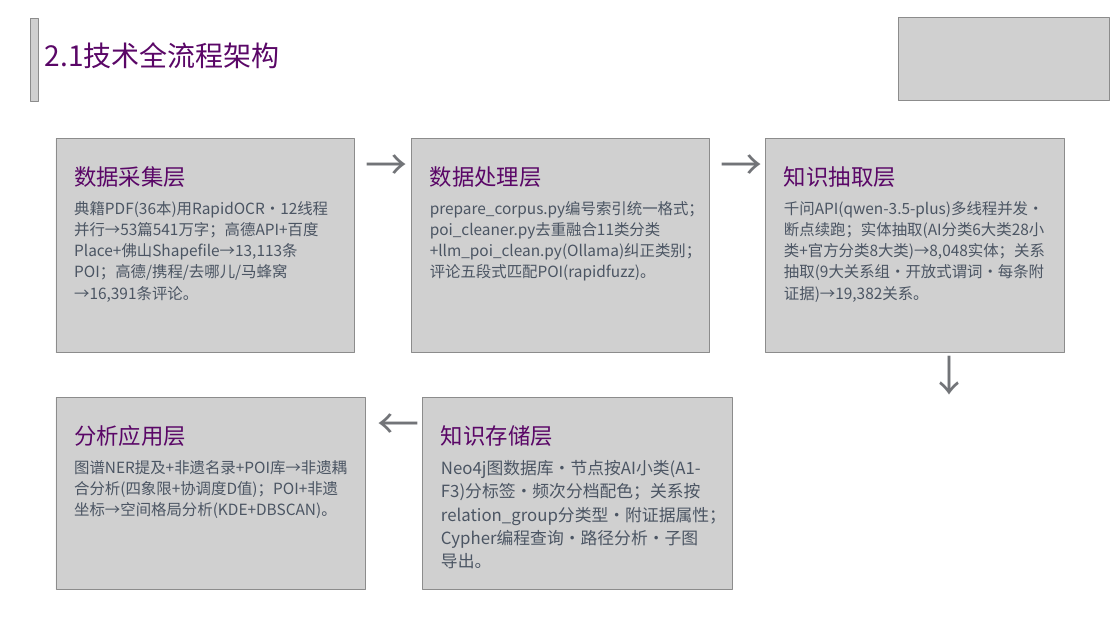
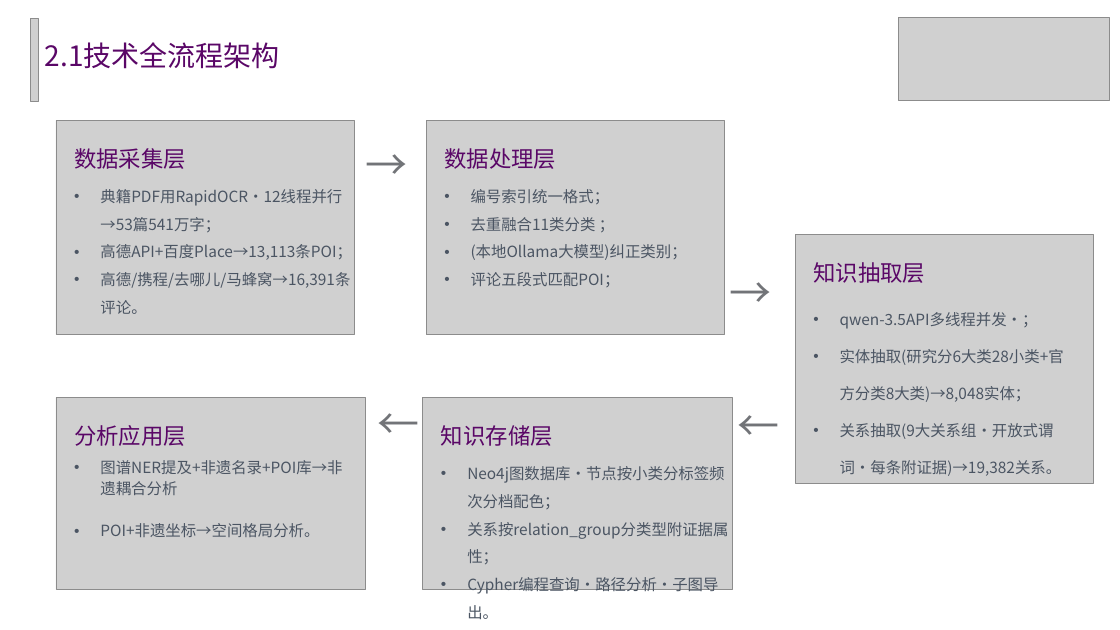
Before and after one commit to Archdogms/knowledge_graph, a slide deck: slide 5 of docs/ppt/孟帅_毕设中期final.pptx. Drawn at 1120x630 pixels with LibreOffice and Linux fonts; fonts in the diff are those of the drawing; grey boxes stand for pictures. Boxes give left, top, right and bottom in pixels: in the first picture for what was removed or moved away, otherwise in the second. Text is boxed around its words. In the diff, an @@ line names an element or a change of style, - is before the commit and + after.

Commit message:
ppt v3

```diff
--- a/docs/ppt/孟帅_毕设中期final.pptx
+++ b/docs/ppt/孟帅_毕设中期final.pptx
@@ picture: place and size @@
-picture at (56, 139, 355, 353)
+picture at (56, 120, 355, 334)
@@ text "数据采集层": place and size @@
-text "数据采集层" at (74, 166, 186, 187)
+text "数据采集层" at (74, 148, 186, 169)
@@ picture: place and size @@
-picture at (412, 139, 710, 353)
+picture at (426, 120, 724, 334)
@@ text "数据处理层": place and size @@
-text "数据处理层" at (430, 166, 542, 187)
+text "数据处理层" at (444, 148, 556, 169)
@@ text at (100, 189, 352, 314): text changed @@
-典籍PDF(36本)用RapidOCR·12线程并行→53篇541万字；高德API+百度Place+佛山Shapefile→13,113条POI；高德/携程/去哪儿/马蜂窝→16,391条评论。
+• 典籍PDF用RapidOCR·12线程并行→53篇541万字；
+• 高德API+百度Place→13,113条POI；
+• 高德/携程/去哪儿/马蜂窝→16,391条评论。
@@ text at (471, 189, 687, 287): text changed @@
-prepare_corpus.py编号索引统一格式；poi_cleaner.py去重融合11类分类+llm_poi_clean.py(Ollama)纠正类别；评论五段式匹配POI(rapidfuzz)。
+• 编号索引统一格式；
+• 去重融合11类分类 ；
+• (本地Ollama大模型)纠正类别；
+• 评论五段式匹配POI；
@@ picture: place and size @@
-picture at (766, 139, 1065, 353)
+picture at (796, 234, 1094, 483)
@@ text "→" rewrapped from (720, 139, 763, 189) to (707, 266, 796, 317) @@
@@ text "知识抽取层": place and size @@
-text "知识抽取层" at (784, 166, 896, 187)
+text "知识抽取层" at (813, 262, 925, 283)
@@ text at (840, 312, 1064, 476): text changed @@
-千问API(qwen-3.5-plus)多线程并发·断点续跑；实体抽取(AI分类6大类28小类+官方分类8大类)→8,048实体；关系抽取(9大关系组·开放式谓词·每条附证据)→19,382关系。
+• qwen-3.5API多线程并发·；
+• 实体抽取(研究分6大类28小类+官方分类8大类)→8,048实体；
+• 关系抽取(9大关系组·开放式谓词·每条附证据)→19,382关系。
@@ text removed at (928, 350, 964, 402) @@
-↓
@@ text added at (715, 402, 803, 452), 36 pt, text #727478 @@
+→
@@ text at (100, 460, 342, 537): text changed @@
-图谱NER提及+非遗名录+POI库→非遗耦合分析(四象限+协调度D值)；POI+非遗坐标→空间格局分析(KDE+DBSCAN)。
+• 图谱NER提及+非遗名录+POI库→非遗耦合分析
+• POI+非遗坐标→空间格局分析。
@@ text at (467, 466, 728, 595): text changed; size 14.4 to 13.2 pt @@
-Neo4j图数据库·节点按AI小类(A1-F3)分标签·频次分档配色；关系按relation_group分类型·附证据属性；Cypher编程查询·路径分析·子图导出。
+• Neo4j图数据库·节点按小类分标签频次分档配色；
+• 关系按relation_group分类型附证据属性；
+• Cypher编程查询·路径分析·子图导出。
```
Also in this commit, not shown: 6 other slides changed, 4 slides added, 4 slides removed, 13 other files.
